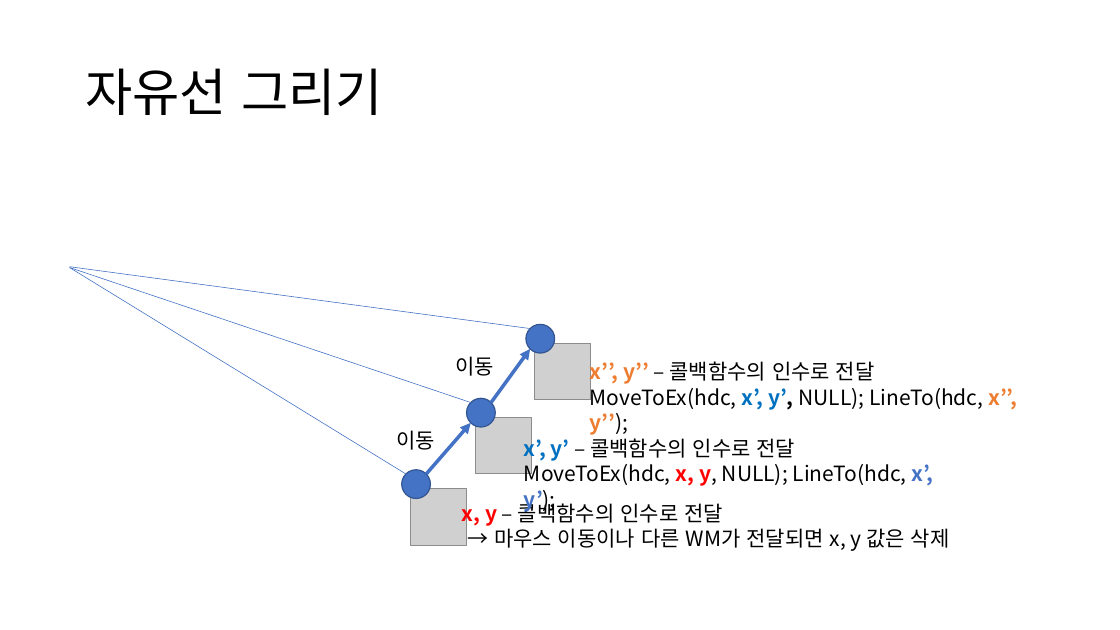
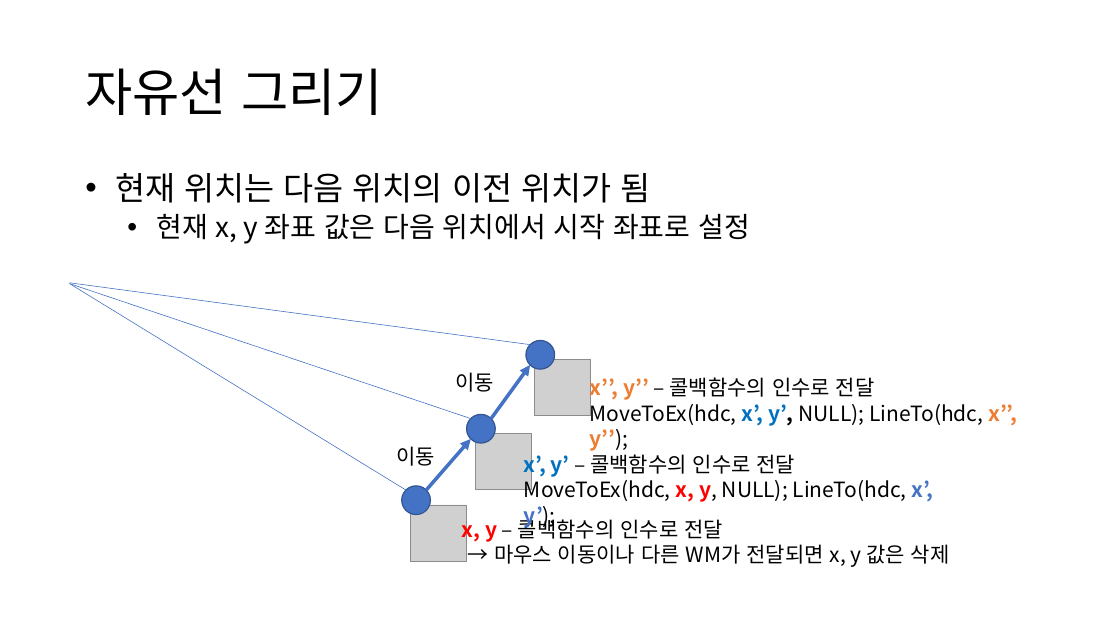
Before and after one commit to ycs-wikim/2025_vcpp1, a slide deck: slide 5 of 0909.pptx. Drawn at 1120x630 pixels with LibreOffice and Linux fonts; fonts in the diff are those of the drawing; grey boxes stand for pictures. Boxes give left, top, right and bottom in pixels: in the first picture for what was removed or moved away, otherwise in the second. Text is boxed around its words. In the diff, an @@ line names an element or a change of style, - is before the commit and + after.

```diff
--- a/0909.pptx
+++ b/0909.pptx
@@ text added at <box>116,173,750,244</box>, 24 pt, text #000000 @@
+• 현재 위치는 다음 위치의 이전 위치가 됨
+  • 현재 x, y 좌표 값은 다음 위치에서 시작 좌표로 설정
@@ 5 texts, 3 pictures, 3 ellipses, 3 lines, 2 arrows: place and size @@
-5 texts, 3 pictures, 3 ellipses, 3 lines, 2 arrows at <box>70,267,1017,551</box>
+5 texts, 3 pictures, 3 ellipses, 3 lines, 2 arrows at <box>70,283,1017,567</box>
```
Also in this commit, not shown: 1 other slide changed, 1 slide removed, 1 other file.
